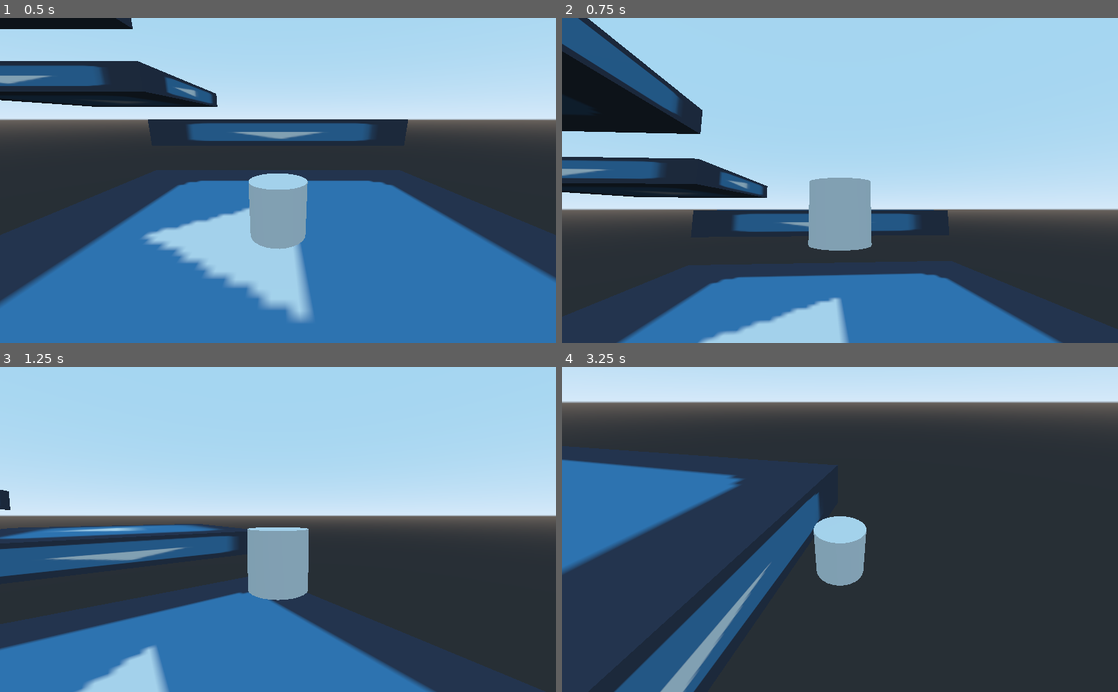
Above: before the commit, frames 1-4 (two rows, left to right).
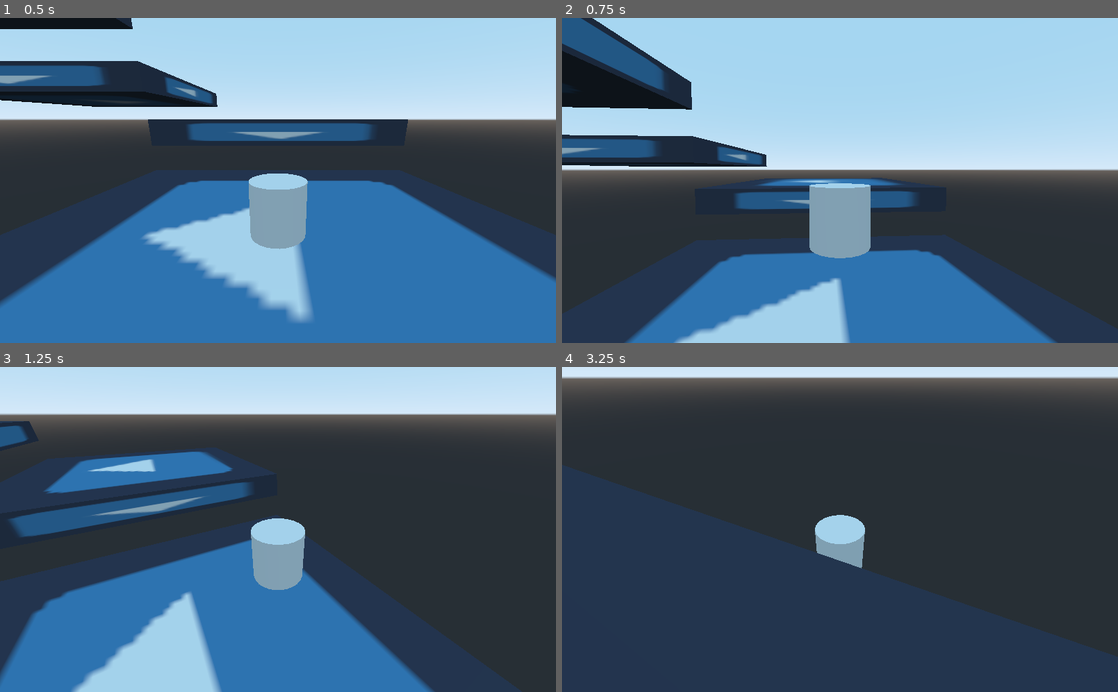
Above: after the commit, the same moments.

Repository: luis11011/movetest
Game: Godot game, scene res://Main.tscn
The game is run twice, just before and just after one commit, with the same random seed, the same clock (stepped at 60 frames per second) and the same inputs. The engine's default icon, where the game draws it, is replaced by a stand-in: a white triangle on a blue panel in a dark square.
Inputs:
- Up to frame 1 (0.5 s): no input
- Up to frame 2 (0.75 s): tap Enter (ui_accept) at 0.5 s; hold D (player_right) from 0.53 s (still down); hold Down (camera_down) from 0.53 s (still down)
- Up to frame 3 (1.25 s): keep holding D (player_right); keep holding Down (camera_down); tap Enter (ui_accept) at 0.77 s; tap Left (camera_left) at 0.8 s
- Up to frame 4 (3.25 s): release D (player_right) at 1.28 s; release Down (camera_down) at 1.28 s; hold S (player_back) 1.28-2.03 s; tap Left (camera_left) at 1.35 s; tap Enter (ui_accept) at 1.52, 3.02 s; tap Right (camera_right) at 1.55 s; hold D (player_right) 2.03-2.78 s; hold Right (camera_right) 2.03-2.78 s; tap Up (camera_up) at 2.3, 2.85 s; hold W (player_forward) from 2.78 s (still down); tap Down (camera_down) at 3.05 s

Frame 1 is identical in both runs. In frame 2, 30% of the frame differs, in the area x 0-100%, y 0-100%; in frame 3, 64%, in the area x 0-100%, y 2-100%; in frame 4, 47%.

Commit message:
Smooth camera movement

Diff:
--- a/Player.gd
+++ b/Player.gd
@@ -15,6 +15,9 @@
 onready var gravity = 2.0*jump_height / pow(time_to_peak, 2.0) # hop_height?
 onready var jump_speed = gravity * time_to_peak
 onready var hop_speed = jump_speed * (hop_height / jump_height)
+
+var x_axis := 0.0
+var y_axis := 0.0
 
 var target_velocity: Vector3 = Vector3.ZERO
 var velocity: Vector3 = Vector3.ZERO
@@ -47,19 +50,19 @@
 
 	camera_control(delta)
 
+
 func camera_control(delta):
 
 	if !camera:
 		return
 
-	if Input.is_action_pressed("camera_left"):
+	var x_axis_control = float(Input.is_action_pressed("camera_right")) - float(Input.is_action_pressed("camera_left"))
+
+	x_axis = lerp(x_axis, x_axis_control, 4.0 * delta)
+
+	if x_axis != 0.0:
 		var rt = camera.translation - self.translation
-		rt = rt.rotated(Vector3.UP, -delta)
-		camera.translation = self.translation + rt
-
-	if Input.is_action_pressed("camera_right"):
-		var rt = camera.translation - self.translation
-		rt = rt.rotated(Vector3.UP, delta)
+		rt = rt.rotated(Vector3.UP, -delta * x_axis)
 		camera.translation = self.translation + rt
 
 	camera.look_at(self.translation + Vector3.UP*2.0, Vector3.UP)
@@ -69,14 +72,13 @@
 	camera.translation.y = lerp(camera.translation.y, self.translation.y + camera.vector.y, camera.y_factor * delta)
 	camera.translation = Utils.assign_zx(camera.translation, Utils.zx(self.translation) + camera_zx)
 
-	if Input.is_action_pressed("camera_up"):
+	var y_axis_control = float(Input.is_action_pressed("camera_up")) - float(Input.is_action_pressed("camera_down"))
+
+	y_axis = lerp(y_axis, y_axis_control, 4.0 * delta)
+
+	if y_axis != 0.0:
 		var rt = camera.translation - self.translation
-		rt = rt.rotated(Vector3.RIGHT.rotated(Vector3.UP, deg2rad(camera.rotation_degrees.y)), -delta) # delta?
-		camera.translation = self.translation + rt
-
-	if Input.is_action_pressed("camera_down"):
-		var rt = camera.translation - self.translation
-		rt = rt.rotated(Vector3.RIGHT.rotated(Vector3.UP, deg2rad(camera.rotation_degrees.y)), delta) # delta?
+		rt = rt.rotated(Vector3.RIGHT.rotated(Vector3.UP, deg2rad(camera.rotation_degrees.y)), y_axis * delta) # delta?
 		camera.translation = self.translation + rt
 
 
